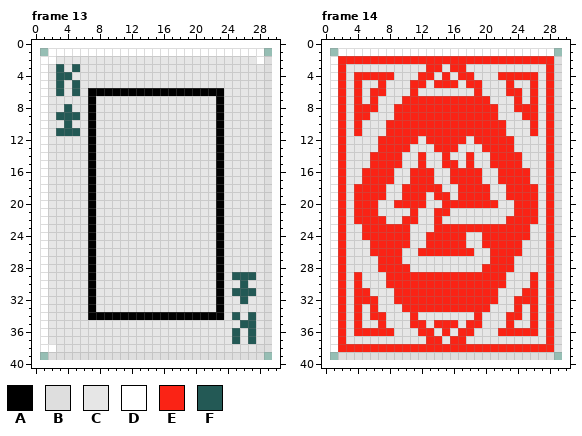
Pixel-art file -- Assets/Aseprite/Playing Cards.aseprite. This is how it looked before the edit.
29x39 pixels, 14 frames. Shown: frame 13, frame 14. The old version is drawn lined up with the new one, on the new canvas. The commit also changed other frames, which this record leaves out.
Visible layers, top first: "Club", "Background".
Palette (. is transparent): A #000000  B #dedede  C #e6e6e6  D #ffffff  E #fa2315  F #235955
Pixels before, frame 13, first column x 1:
 1 .DDDDDDDDDDDDDDDDDDDDDDDDDDD.
 2 DDCCCCCCCCCCCCCCCCCCCCCCCCCDB
 3 DCFCFCCCCCCCCCCCCCCCCCCCCCCCB
 4 DCFFCCCCCCCCCCCCCCCCCCCCCCCCB
 5 DCFCFCCCCCCCCCCCCCCCCCCCCCCCB
 6 DCFCFCAAAAAAAAAAAAAAAAACCCCCB
 7 DCCCCCACCCCCCCCCCCCCCCACCCCCB
 8 DCCFCCACCCCCCCCCCCCCCCACCCCCB
 9 DCFFFCACCCCCCCCCCCCCCCACCCCCB
10 DCCFCCACCCCCCCCCCCCCCCACCCCCB
11 DCFFFCACCCCCCCCCCCCCCCACCCCCB
12 DCCCCCACCCCCCCCCCCCCCCACCCCCB
13 DCCCCCACCCCCCCCCCCCCCCACCCCCB
14 DCCCCCACCCCCCCCCCCCCCCACCCCCB
15 DCCCCCACCCCCCCCCCCCCCCACCCCCB
16 DCCCCCACCCCCCCCCCCCCCCACCCCCB
17 DCCCCCACCCCCCCCCCCCCCCACCCCCB
18 DCCCCCACCCCCCCCCCCCCCCACCCCCB
19 DCCCCCACCCCCCCCCCCCCCCACCCCCB
20 DCCCCCACCCCCCCCCCCCCCCACCCCCB
21 DCCCCCACCCCCCCCCCCCCCCACCCCCB
22 DCCCCCACCCCCCCCCCCCCCCACCCCCB
23 DCCCCCACCCCCCCCCCCCCCCACCCCCB
24 DCCCCCACCCCCCCCCCCCCCCACCCCCB
25 DCCCCCACCCCCCCCCCCCCCCACCCCCB
26 DCCCCCACCCCCCCCCCCCCCCACCCCCB
27 DCCCCCACCCCCCCCCCCCCCCACCCCCB
28 DCCCCCACCCCCCCCCCCCCCCACCCCCB
29 DCCCCCACCCCCCCCCCCCCCCACFFFCB
30 DCCCCCACCCCCCCCCCCCCCCACCFCCB
31 DCCCCCACCCCCCCCCCCCCCCACFFFCB
32 DCCCCCACCCCCCCCCCCCCCCACCFCCB
33 DCCCCCACCCCCCCCCCCCCCCACCCCCB
34 DCCCCCAAAAAAAAAAAAAAAAACFCFCB
35 DCCCCCCCCCCCCCCCCCCCCCCCCFFCB
36 DCCCCCCCCCCCCCCCCCCCCCCCFCFCB
37 DCCCCCCCCCCCCCCCCCCCCCCCFCFCB
38 DDCCCCCCCCCCCCCCCCCCCCCCCCCBB
39 .BBBBBBBBBBBBBBBBBBBBBBBBBBB.
Pixels before, frame 14, first column x 1:
 1 .DDDDDDDDDDDDDDDDDDDDDDDDDDD.
 2 DEEEEEEEEEEEEEEEEEEEEEEEEEEEB
 3 DECCCCCCCCCCEECEECCCCCCCCCCEB
 4 DECEEEEECCCEECECEECCCEEEEECEB
 5 DECECCECCCEECEEECEECCCECCECEB
 6 DECECEECCCECCCCCCCECCCEECECEB
 7 DECECECCCEEEEEEEEEEECCCECECEB
 8 DECEEECCEEEEEEEEEEEEECCEEECEB
 9 DECEECCCEEEEEEEEEEEEECCCEECEB
10 DECECCCEEEEEEEEEEEEEEECCCECEB
11 DECECCCEEEEEEEEEEEEEEECCCECEB
12 DECCCCEEEEECEEEEECEEEEECCCCEB
13 DECCCCEEEECCCEEECCCEEEECCCCEB
14 DECCCEEEECCECCECCECCEEEECCCEB
15 DECCCEEEECCECCEECECCEEEECCCEB
16 DECCEEEECCEEECCEEEECCEEEECCEB
17 DECCEEEECCEEECCEEEECCEEEECCEB
18 DECEEEECCEEEEECCEEEECCEEEECEB
19 DECEEEECCEEECEECEEEECCEEEECEB
20 DECEEECCEEEECCEEEEEEECCEEECEB
21 DECEEECCCCECCEECCCCCCCCEEECEB
22 DECEEEECCEECCECCCCCCCCEEEECEB
23 DECCEEEEEECCCEEEEEEEEEEEECCEB
24 DECCEEEEEECCEEEEECCEEEEEECCEB
25 DECCCEEEEECCEEEEECCEEEEECCCEB
26 DECCCEEEECCEEEEEEECCEEEECCCEB
27 DECCCCEEECCCCCCCCCCCEEECCCCEB
28 DECCCCEEEECCCCCCCCCEEEECCCCEB
29 DECECCCEEEEEEEEEEEEEEECCCECEB
30 DECECCCEEEEEEEEEEEEEEECCCECEB
31 DECEECCCEEEEEEEEEEEEECCCEECEB
32 DECEEECCEEEEEEEEEEEEECCEEECEB
33 DECECECCCEEEEEEEEEEECCCECECEB
34 DECECEECCCECCCCCCCECCCEECECEB
35 DECECCECCCEECEEECEECCCECCECEB
36 DECEEEEECCCEECECEECCCEEEEECEB
37 DECCCCCCCCCCEECEECCCCCCCCCCEB
38 DEEEEEEEEEEEEEEEEEEEEEEEEEEEB
39 .BBBBBBBBBBBBBBBBBBBBBBBBBBB.
After:
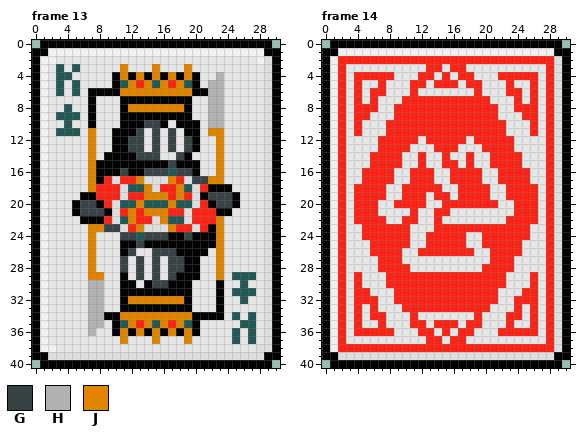
Colours new in this view: G #374244  H #b1b1b1  J #e18400
The exact change:
canvas 29x39 -> 31x41, the old top-left corner now at 1,1
colour D: #ffffff -> #f0f0f0
Frame 13:
y 0: x 1..29 ............................. -> AAAAAAAAAAAAAAAAAAAAAAAAAAAAA
y 1: x 0..1 .. -> AA; x 29..30 .. -> AA
y 2: x 0 . -> A; x 30 . -> A
y 3: x 0 . -> A; x 11 C -> J; x 15 C -> J; x 19 C -> J; x 30 . -> A
y 4: x 0 . -> A; x 10..20 CCCCCCCCCCC -> AJAJAJAJAJA; x 23 C -> H; x 30 . -> A
y 5: x 0 . -> A; x 10..20 CCCCCCCCCCC -> AFJEJFJEJFA; x 22..23 CC -> HH; x 30 . -> A
y 6: x 0 . -> A; x 11..19 AAAAAAAAA -> JJJJJJJJJ; x 22..23 AA -> HH; x 30 . -> A
y 7: x 0 . -> A; x 11..19 CCCCCCCCC -> AAAAAAAAA; x 22..23 CA -> HH; x 30 . -> A
y 8: x 0 . -> A; x 11..19 CCCCCCCCC -> AJJJJJJJA; x 22..23 CA -> HH; x 30 . -> A
y 9: x 0 . -> A; x 11..19 CCCCCCCCC -> AAAAAAAAA; x 22..23 CA -> HH; x 30 . -> A
y 10: x 0 . -> A; x 11..16 CCCCCC -> AAAGGA; x 18..20 CCC -> AAA; x 22..23 CA -> HH; x 30 . -> A
y 11: x 0 . -> A; x 7 A -> J; x 10..13 CCCC -> AAAG; x 15 C -> G; x 17 C -> G; x 19..20 CC -> AA; x 22..23 CA -> JJ; x 30 . -> A
y 12..13: x 0 . -> A; x 7 A -> J; x 10..13 CCCC -> AAGG; x 15 C -> G; x 17 C -> G; x 19..20 CC -> GA; x 23 A -> J; x 30 . -> A
y 14: x 0 . -> A; x 7 A -> J; x 9..15 CCCCCCC -> AAAAGGG; x 18..19 CC -> GA; x 23 A -> J; x 30 . -> A
y 15: x 0 . -> A; x 7..20 ACCCCCCCCCCCCC -> JAAAAAAAAAGAAA; x 23 A -> J; x 30 . -> A
y 16: x 0 . -> A; x 7..20 ACCCCCCCCCCCCC -> JAAAGAAGGGFGGA; x 23 A -> J; x 30 . -> A
y 17: x 0 . -> A; x 7..23 ACCCCCCCCCCCCCCCA -> JAEBEEJBBBJEBGGJJ; x 30 . -> A
y 18: x 0 . -> A; x 7..22 ACCCCCCCCCCCCCCC -> JEEEBFFJBEEJFBEA; x 24 C -> A; x 30 . -> A
y 19: x 0 . -> A; x 6 C -> A; x 8..25 CCCCCCCCCCCCCCCACC -> EEEBEEJJJEJEBAGGGA; x 30 . -> A
y 20: x 0 . -> A; x 5..25 CCACCCCCCCCCCCCCCCACC -> AGGAEBFFJFFFJFFBEAGGA; x 30 . -> A
y 21: x 0 . -> A; x 5..22 CCACCCCCCCCCCCCCCC -> AGGGABEJEJJJEEBEEE; x 24 C -> A; x 30 . -> A
y 22: x 0 . -> A; x 6 C -> A; x 8..23 CCCCCCCCCCCCCCCA -> AEBFJEEBJFFBEEEJ; x 30 . -> A
y 23: x 0 . -> A; x 7..23 ACCCCCCCCCCCCCCCA -> JJGGBEJBBBJEEBEAJ; x 30 . -> A
y 24: x 0 . -> A; x 7 A -> J; x 11..23 CCCCCCCCCCCCA -> GGFGGGAAGAAAJ; x 30 . -> A
y 25: x 0 . -> A; x 7 A -> J; x 11..23 CCCCCCCCCCCCA -> AAGAAAAAAAAAJ; x 30 . -> A
y 26: x 0 . -> A; x 7 A -> J; x 11..12 CC -> AG; x 15..21 CCCCCCC -> GGGAAAA; x 23 A -> J; x 30 . -> A
y 27..28: x 0 . -> A; x 7 A -> J; x 11 C -> G; x 13 C -> G; x 15 C -> G; x 17..20 CCCC -> GGAA; x 23 A -> J; x 30 . -> A
y 29: x 0 . -> A; x 7..8 AC -> JJ; x 11 C -> A; x 13 C -> G; x 15 C -> G; x 17..20 CCCC -> GAAA; x 23 A -> J; x 30 . -> A
y 30: x 0 . -> A; x 7..8 AC -> HH; x 11..12 CC -> AA; x 14..19 CCCCCC -> AGGAAA; x 30 . -> A
y 31: x 0 . -> A; x 7..8 AC -> HH; x 11..19 CCCCCCCCC -> AAAAAAAAA; x 30 . -> A
y 32: x 0 . -> A; x 7..8 AC -> HH; x 11..19 CCCCCCCCC -> AJJJJJJJA; x 30 . -> A
y 33: x 0 . -> A; x 7..8 AC -> HH; x 11..19 CCCCCCCCC -> AAAAAAAAA; x 30 . -> A
y 34: x 0 . -> A; x 7..8 AA -> HH; x 11..19 AAAAAAAAA -> JJJJJJJJJ; x 30 . -> A
y 35: x 0 . -> A; x 7..8 CC -> HH; x 10..20 CCCCCCCCCCC -> AFJEJFJEJFA; x 30 . -> A
y 36: x 0 . -> A; x 7 C -> H; x 10..20 CCCCCCCCCCC -> AJAJAJAJAJA; x 30 . -> A
y 37: x 0 . -> A; x 11 C -> J; x 15 C -> J; x 19 C -> J; x 30 . -> A
y 38: x 0 . -> A; x 30 . -> A
y 39: x 0..1 .. -> AA; x 29..30 .. -> AA
y 40: x 1..29 ............................. -> AAAAAAAAAAAAAAAAAAAAAAAAAAAAA
Frame 14:
y 0: x 1..29 ............................. -> AAAAAAAAAAAAAAAAAAAAAAAAAAAAA
y 1: x 0..1 .. -> AA; x 29..30 .. -> AA
y 2..38: x 0 . -> A; x 30 . -> A
y 39: x 0..1 .. -> AA; x 29..30 .. -> AA
y 40: x 1..29 ............................. -> AAAAAAAAAAAAAAAAAAAAAAAAAAAAA
Boxes around the changes in both pictures, in picture pixels (x1, y1, x2, y2):
changed: (32, 40, 280, 368)
changed: (322, 40, 570, 368)
